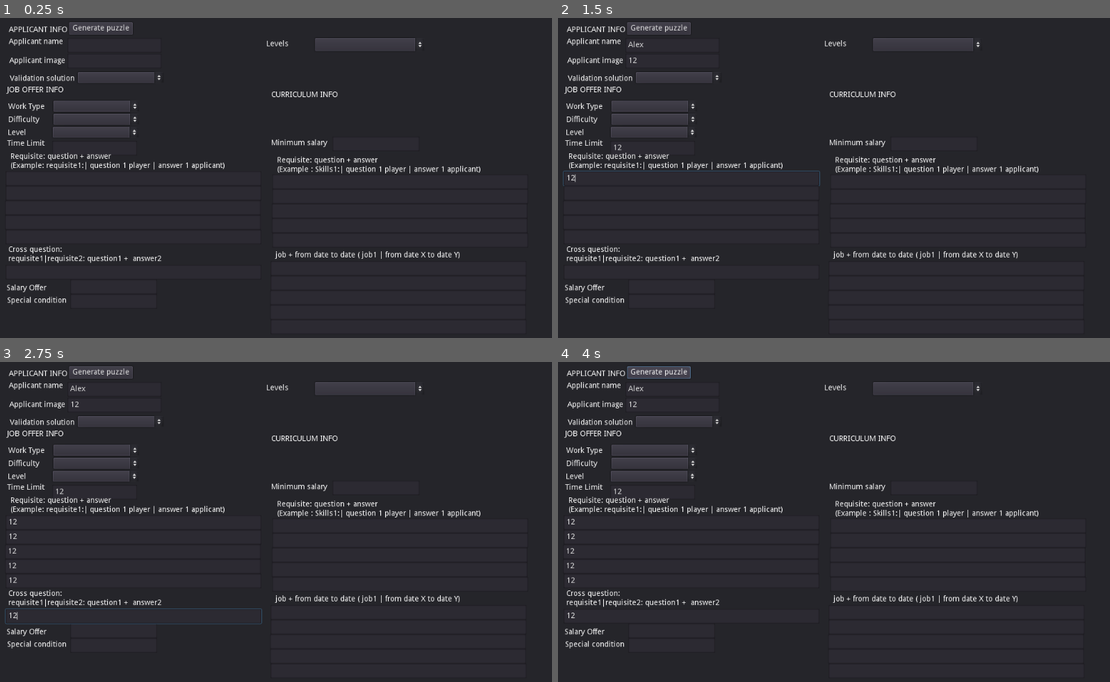
Above: before the commit, frames 1-4 (two rows, left to right).
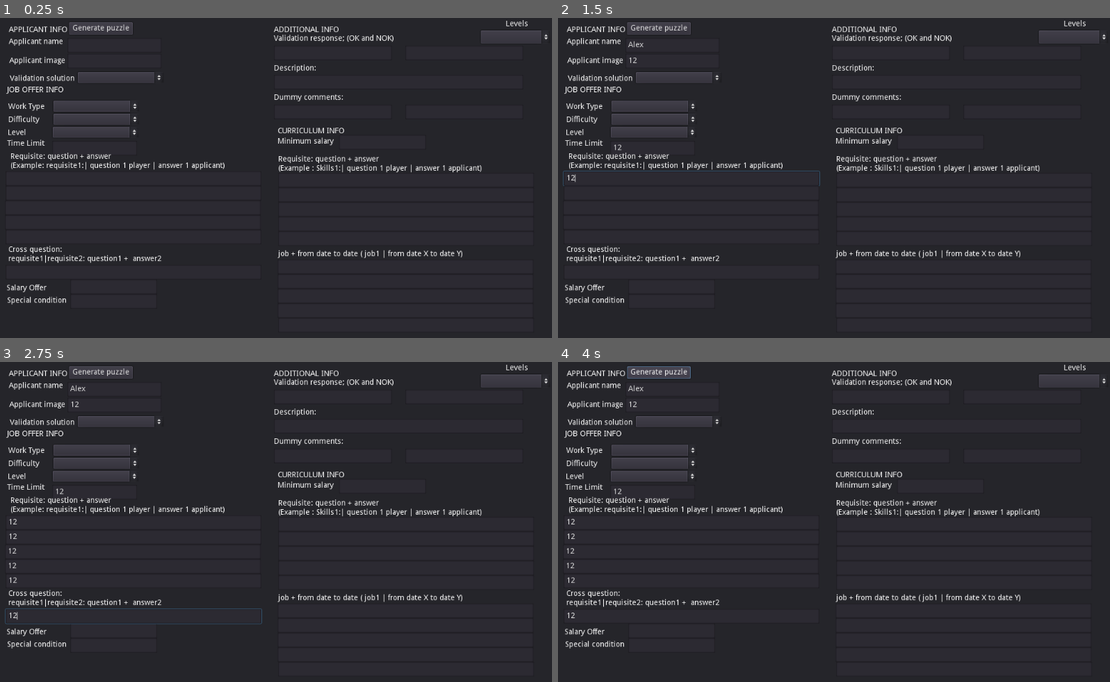
Above: after the commit, the same moments.

Repository: Clovisindo/CV-Please
Game: Godot game, scene res://scenes/_debug/generate_puzzles.tscn
Two runs of this game, one before a commit and one after it. Both use one fixed random seed, a clock stepped at 60 frames per second and the inputs below. This scene is started directly instead of the project's main scene.
Inputs (mouse positions are in pixels of both pictures, inside the frame that each line leads up to):
- Up to frame 1 (0.25 s): no input
- Up to frame 2 (1.5 s): click (673, 46) at 0.52 s; type "Alex" at 0.6 s; click (673, 59) at 0.75 s; type "12" at 0.83 s; click (651, 149) at 0.98 s; type "12" at 1.07 s; click (690, 178) at 1.27 s; type "12" at 1.35 s
- Up to frame 3 (2.75 s): click (132, 538) at 1.5 s; type "12" at 1.58 s; click (132, 550) at 1.73 s; type "12" at 1.82 s; click (132, 566) at 2.02 s; type "12" at 2.1 s; click (132, 579) at 2.25 s; type "12" at 2.33 s; click (132, 614) at 2.48 s; type "12" at 2.57 s
- Up to frame 4 (4 s): click "Generate puzzle" at 2.75 s; click "Generate puzzle" at 3.5 s

The runs differ from the first frame. In frame 1, 2.8% of the frame differs, in the area x 48-100%, y 0-76%; in frame 2, 2.8%; in frame 3, 2.8%; in frame 4, 2.8%.
Error before the commit: Invalid get index '1' (on base: 'PoolStringArray'). (res://scenes/_debug/generate_puzzles.gd:52)
Error after the commit: Invalid get index '1' (on base: 'PoolStringArray'). (res://scenes/_debug/generate_puzzles.gd:66)

Commit message:
V2 de la clase puzzle #29
Motivación

Necesitamos añadir y modificar elementos del propio puzzle.
Criterios

    Revisar si desde la escena de crear puzzle (_debug) se guardan los datos correctamente
        no habia guardado en ningun momento esta info en el .tres.
    Tiene diálogo de reacción al terminar la entrevista, uno para cuando es aceptado y otro para cuando se rechaza.
    Tiene un campo de descripción (nombre del puzzle) que nos explica de que va (para nosotros internamente).
    Tiene una respuestá dummy por defecto para los requisites / skills cuando no se tiene nada nuevo que decir.

Diff:
--- a/data/puzzles/Adrian.tres
+++ b/data/puzzles/Adrian.tres
@@ -4,6 +4,15 @@
 
 [resource]
 script = ExtResource( 1 )
+validation_response = {
+"validationNOK": "message NOK",
+"validationOK": "message OK"
+}
+description = "description for design"
+dummy_comments = {
+"dummy1": "Dummy message 1",
+"dummy2": "Dummy message 2"
+}
 applicant_name = "Adrian"
 appl_image = "adrian.png"
 validate_solution = false
--- a/data/puzzles/Clovis.tres
+++ b/data/puzzles/Clovis.tres
@@ -4,27 +4,36 @@
 
 [resource]
 script = ExtResource( 1 )
+validation_response = {
+"NOK": "Guess better luck next time...",
+"OK": "Thanks for the job!"
+}
+description = "First level design"
+dummy_comments = {
+"dummy1": "Already talk about that",
+"dummy2": "Don't know what to say"
+}
 applicant_name = "Clovis"
 appl_image = "clovis.png"
 validate_solution = true
-work_type = "special_type1"
-difficulty = "easy"
-level_day = "level_1"
-time_limit = 11
+work_type = 0
+difficulty = 0
+level_day = 0
+time_limit = 5
 requisites_answers = {
-"requisite1:": " question 1 player | answer 1 applicant",
-"requisite2:": " question 2 player | answer 2 applicant"
+"Sql server relational DB:": " You work something with relational databases? | Yes, all my project work with relational tables.",
+"Visual C# and entity framework:": " How many work experience you have in these tecnologies? | I made some tiny projects in class, like a videoclub and hotel check in app."
 }
 cross_questions = {
-"requisite1|requisite2:": " question 1 player | answer 1 applicant"
+"Visual C# and entity framework:|Good resolution skills and proactive:": " question 1 player | answer 1 applicant"
 }
 salary_offer = 15000
-special_condition = "test"
+special_condition = "not first job or not work experience."
 skills_answers = {
-"Skills1:": " question 1 player | answer 1 applicant",
-"Skills2:": " question 2 player | answer 2 applicant"
+"Good communication and self organization skills:": " What would you say are your strenghts in this? | I work and organize well my job on little tasks to improve my perfomance.",
+"Good resolution skills and proactive:": " What do you mean with this? | I work step by step trying to find the better solution with independence."
 }
 timeline_jobs = {
-"job1 ": " from date X to date Y"
+"Infrastructure technician at University of Vigo ": " from April 2014 to date June 2014"
 }
 min_salary = 18000
--- a/scenes/_debug/generate_puzzles.gd
+++ b/scenes/_debug/generate_puzzles.gd
@@ -3,6 +3,10 @@
 var applicant_name:String
 var applicant_image:String
 var validate_solution:bool
+#additional info
+var validation_response:Dictionary
+var description:String
+var dummy_comments:Dictionary
 #job offer
 var work_type
 var difficulty
@@ -41,6 +45,16 @@
 	applicant_name = $"../Panel/AppNameLineEdit".text
 	applicant_image = $"../Panel/ImageLineEdit".text
 	validate_solution = $"../Panel/ValSolOptionButton".get_item_text($"../Panel/ValSolOptionButton".get_selected_id()) == "True"
+	#additional info
+	if $"../../AdditionalInfoPanel/ValidationResponseLineEdit".text.length() != 0:
+		validation_response["OK"] =$"../../AdditionalInfoPanel/ValidationResponseLineEdit".text
+	if $"../../AdditionalInfoPanel/ValidationResponseLineEdit2".text.length() != 0:
+		validation_response["NOK"] =$"../../AdditionalInfoPanel/ValidationResponseLineEdit2".text
+	description = $"../../AdditionalInfoPanel/DescriptionLineEdit".text
+	if $"../../AdditionalInfoPanel/DummyCommentLineEdit".text.length() != 0:
+		dummy_comments["dummy1"] = $"../../AdditionalInfoPanel/DummyCommentLineEdit".text
+	if $"../../AdditionalInfoPanel/DummyCommentLineEdit2".text.length() != 0:
+		dummy_comments["dummy2"] = $"../../AdditionalInfoPanel/DummyCommentLineEdit2".text
 	#job offer
 	work_type = $"../../JobOfferPanel/WorkTypeOptionMenu".get_item_text($"../../JobOfferPanel/WorkTypeOptionMenu".get_selected_id())
 	difficulty = $"../../JobOfferPanel/DifficultyOpMenu".get_item_text($"../../JobOfferPanel/DifficultyOpMenu".get_selected_id())
@@ -103,11 +117,10 @@
 
 	min_salary = int($"../../CurriculumPanel/MinSalaryLineEdit".text)
 
-
 func _generate_puzzle():
 	var puzzle = Puzzle.new()
-	puzzle.instantiate(applicant_name, applicant_image, validate_solution, work_type, difficulty, level_day,time_limit, requisites_answers,
-	cross_questions,salary_offer,special_condition,skills_answers,timeline_jobs,min_salary)
+	puzzle.instantiate(applicant_name, applicant_image, validate_solution, description, dummy_comments, work_type, difficulty, level_day,time_limit, requisites_answers,
+	cross_questions,salary_offer,special_condition,skills_answers,timeline_jobs,min_salary, validation_response)
 
 	PuzzleManager.save_puzzle(puzzle)
 
--- a/scenes/_debug/generate_puzzles.tscn
+++ b/scenes/_debug/generate_puzzles.tscn
@@ -73,17 +73,17 @@
 margin_bottom = 32.6
 
 [node name="LoadedLevelsLabel" type="Label" parent="Panel"]
-margin_left = 498.0
-margin_top = 41.0
-margin_right = 581.0
-margin_bottom = 61.0
+margin_left = 939.0
+margin_top = 4.0
+margin_right = 1022.0
+margin_bottom = 24.0
 text = "Levels"
 
 [node name="LoadedLevelsOpButton" type="OptionButton" parent="Panel"]
-margin_left = 588.0
-margin_top = 37.0
-margin_right = 789.0
-margin_bottom = 61.0
+margin_left = 893.0
+margin_top = 23.0
+margin_right = 1021.0
+margin_bottom = 47.0
 
 [node name="JobOfferPanel" type="Panel" parent="."]
 margin_left = 21.0
@@ -233,10 +233,10 @@
 margin_bottom = 406.0
 
 [node name="CurriculumPanel" type="Panel" parent="."]
-margin_left = 507.0
-margin_top = 135.0
-margin_right = 1000.0
-margin_bottom = 580.0
+margin_left = 519.0
+margin_top = 202.0
+margin_right = 1007.0
+margin_bottom = 591.0
 __meta__ = {
 "_edit_group_": true
 }
@@ -247,94 +247,149 @@
 text = "CURRICULUM INFO"
 
 [node name="MinSalaryLabel" type="Label" parent="CurriculumPanel"]
-margin_top = 89.0
+margin_top = 19.0
 margin_right = 113.0
-margin_bottom = 110.0
+margin_bottom = 40.0
 text = "Minimum salary"
 autowrap = true
 
 [node name="MinSalaryLineEdit" type="LineEdit" parent="CurriculumPanel"]
 margin_left = 113.0
-margin_top = 84.0
+margin_top = 14.0
 margin_right = 273.0
-margin_bottom = 111.0
+margin_bottom = 41.0
 
 [node name="SkillnswerLabel" type="Label" parent="CurriculumPanel"]
-margin_left = 11.0
-margin_top = 121.0
-margin_right = 477.0
-margin_bottom = 167.0
+margin_left = 1.0
+margin_top = 52.0
+margin_right = 467.0
+margin_bottom = 98.0
 text = "Requisite: question + answer
 (Example : Skills1:| question 1 player | answer 1 applicant)"
 autowrap = true
 
 [node name="SkillAnswerLineEdit" type="LineEdit" parent="CurriculumPanel"]
-margin_left = 2.0
-margin_top = 154.0
-margin_right = 473.0
-margin_bottom = 181.0
+margin_left = 1.0
+margin_top = 84.0
+margin_right = 472.0
+margin_bottom = 111.0
 
 [node name="SkillAnswerLineEdit2" type="LineEdit" parent="CurriculumPanel"]
-margin_left = 2.0
-margin_top = 181.0
-margin_right = 473.0
-margin_bottom = 208.0
+margin_left = 1.0
+margin_top = 111.0
+margin_right = 472.0
+margin_bottom = 138.0
 
 [node name="SkillAnswerLineEdit3" type="LineEdit" parent="CurriculumPanel"]
 margin_left = 1.0
-margin_top = 208.0
-margin_right = 472.0
-margin_bottom = 235.0
+margin_top = 138.0
+margin_right = 472.0
+margin_bottom = 165.0
 
 [node name="SkillAnswerLineEdit4" type="LineEdit" parent="CurriculumPanel"]
 margin_left = 1.0
-margin_top = 235.0
-margin_right = 472.0
-margin_bottom = 262.0
+margin_top = 165.0
+margin_right = 472.0
+margin_bottom = 192.0
 
 [node name="SkillAnswerLineEdit5" type="LineEdit" parent="CurriculumPanel"]
-margin_left = 2.0
-margin_top = 262.0
-margin_right = 473.0
-margin_bottom = 289.0
+margin_left = 1.0
+margin_top = 192.0
+margin_right = 472.0
+margin_bottom = 219.0
 
 [node name="TimelineJobLabel" type="Label" parent="CurriculumPanel"]
-margin_left = 8.0
-margin_top = 296.0
-margin_right = 465.0
-margin_bottom = 319.0
+margin_left = 1.0
+margin_top = 227.0
+margin_right = 458.0
+margin_bottom = 250.0
 text = "job + from date to date ( job1 | from date X to date Y)"
 autowrap = true
 
 [node name="TimelineJobLineEdit" type="LineEdit" parent="CurriculumPanel"]
-margin_left = -1.0
-margin_top = 314.0
-margin_right = 470.0
-margin_bottom = 341.0
+margin_top = 244.0
+margin_right = 471.0
+margin_bottom = 271.0
 
 [node name="TimelineJobLineEdit2" type="LineEdit" parent="CurriculumPanel"]
-margin_left = -1.0
-margin_top = 341.0
-margin_right = 470.0
-margin_bottom = 368.0
+margin_top = 271.0
+margin_right = 471.0
+margin_bottom = 298.0
 
 [node name="TimelineJobLineEdit3" type="LineEdit" parent="CurriculumPanel"]
-margin_left = -2.0
-margin_top = 368.0
-margin_right = 469.0
-margin_bottom = 395.0
+margin_top = 298.0
+margin_right = 471.0
+margin_bottom = 325.0
 
 [node name="TimelineJobLineEdit4" type="LineEdit" parent="CurriculumPanel"]
-margin_left = -2.0
-margin_top = 395.0
-margin_right = 469.0
-margin_bottom = 422.0
+margin_top = 325.0
+margin_right = 471.0
+margin_bottom = 352.0
 
 [node name="TimelineJobLineEdit5" type="LineEdit" parent="CurriculumPanel"]
-margin_left = -1.0
-margin_top = 422.0
-margin_right = 470.0
-margin_bottom = 449.0
+margin_left = 1.0
+margin_top = 352.0
+margin_right = 472.0
+margin_bottom = 379.0
+
+[node name="AdditionalInfoPanel" type="Panel" parent="."]
+margin_left = 512.0
+margin_top = 15.0
+margin_right = 799.0
+margin_bottom = 191.0
+
+[node name="Label" type="Label" parent="AdditionalInfoPanel"]
+margin_right = 40.0
+margin_bottom = 14.0
+text = "ADDITIONAL INFO"
+
+[node name="ValidationResponseLabel" type="Label" parent="AdditionalInfoPanel"]
+margin_top = 16.0
+margin_right = 232.0
+margin_bottom = 30.0
+text = "Validation response; (OK and NOK)"
+autowrap = true
+
+[node name="ValidationResponseLineEdit" type="LineEdit" parent="AdditionalInfoPanel"]
+margin_top = 36.0
+margin_right = 217.0
+margin_bottom = 63.0
+
+[node name="ValidationResponseLineEdit2" type="LineEdit" parent="AdditionalInfoPanel"]
+margin_left = 242.0
+margin_top = 36.0
+margin_right = 459.0
+margin_bottom = 63.0
+
+[node name="DescriptionLabel" type="Label" parent="AdditionalInfoPanel"]
+margin_top = 71.0
+margin_right = 232.0
+margin_bottom = 85.0
+text = "Description:"
+autowrap = true
+
+[node name="DescriptionLineEdit" type="LineEdit" parent="AdditionalInfoPanel"]
+margin_top = 90.0
+margin_right = 459.0
+margin_bottom = 117.0
+
+[node name="DummyCommentsLabel" type="Label" parent="AdditionalInfoPanel"]
+margin_top = 125.0
+margin_right = 232.0
+margin_bottom = 139.0
+text = "Dummy comments:"
+autowrap = true
+
+[node name="DummyCommentLineEdit" type="LineEdit" parent="AdditionalInfoPanel"]
+margin_top = 145.0
+margin_right = 217.0
+margin_bottom = 172.0
+
+[node name="DummyCommentLineEdit2" type="LineEdit" parent="AdditionalInfoPanel"]
+margin_left = 242.0
+margin_top = 145.0
+margin_right = 459.0
+margin_bottom = 172.0
 
 [connection signal="gui_input" from="Panel/GeneratePuzzle" to="Panel/GeneratePuzzle" method="_on_Button_gui_input"]
 [connection signal="mouse_entered" from="Panel/GeneratePuzzle" to="Panel/GeneratePuzzle" method="_on_Button_mouse_entered"]
--- a/src/levels/puzzle.gd
+++ b/src/levels/puzzle.gd
@@ -2,6 +2,16 @@
 
 class_name Puzzle
 
+#Additional info
+export var validation_response = {
+	"validationOK": "message OK",
+	"validationNOK": "message NOK"
+}
+export var description = "description for design"
+export var dummy_comments = {
+	"dummy1": "Dummy message 1",
+	"dummy2": "Dummy message 2"
+}
 # applicant
 export var applicant_name = "Rival"
 export var appl_image = "rival.png"#TODO ruta recursos imagenes
@@ -35,11 +45,14 @@
 export var min_salary = 18000
 
 
-func instantiate(_applicant_name, _appl_image, _validate_solution, _work_type, _difficulty, _level_day, _time_limit, _requisites_answers, _cross_questions, _salary_offer, _special_condition,
-_skills_answers, _timeline_jobs, _min_salary):
+func instantiate(_applicant_name, _appl_image, _validate_solution, _description, _dummy_comments, _work_type, _difficulty, _level_day, _time_limit, _requisites_answers, _cross_questions, _salary_offer, _special_condition,
+_skills_answers, _timeline_jobs, _min_salary, _validation_response):
 	applicant_name = _applicant_name
 	appl_image = _appl_image
 	validate_solution = _validate_solution
+
+	description = _description
+	dummy_comments = _dummy_comments
 
 	work_type = _work_type
 	difficulty = _difficulty
@@ -53,3 +66,5 @@
 	skills_answers = _skills_answers
 	timeline_jobs = _timeline_jobs
 	min_salary = _min_salary
+
+	validation_response = _validation_response
